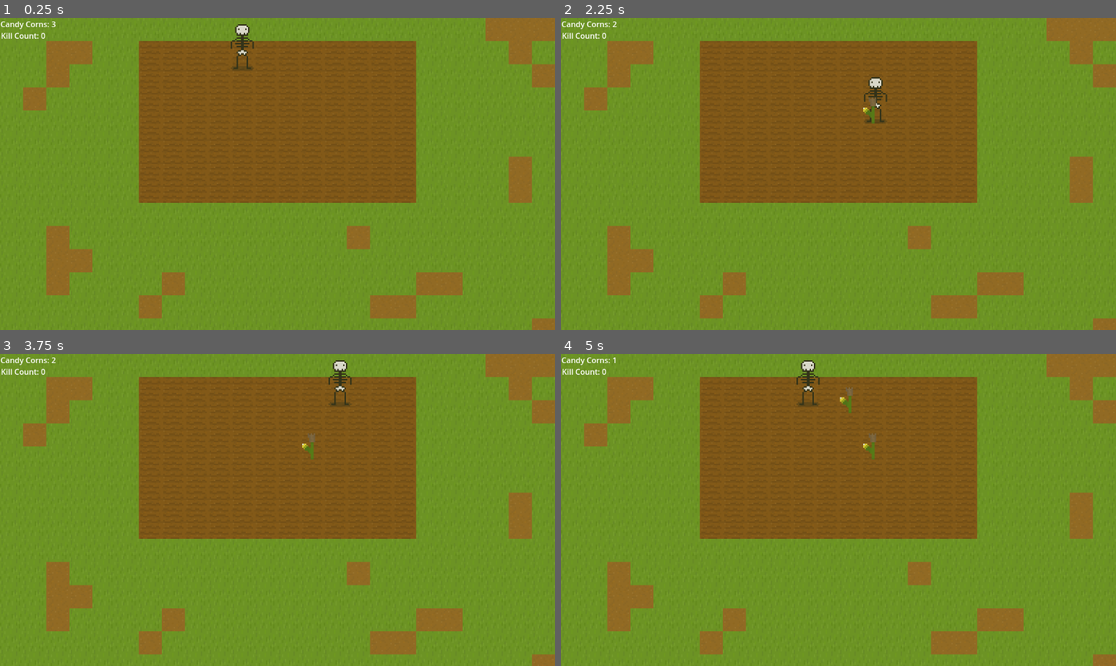
Above: before the commit, frames 1-4 (two rows, left to right).
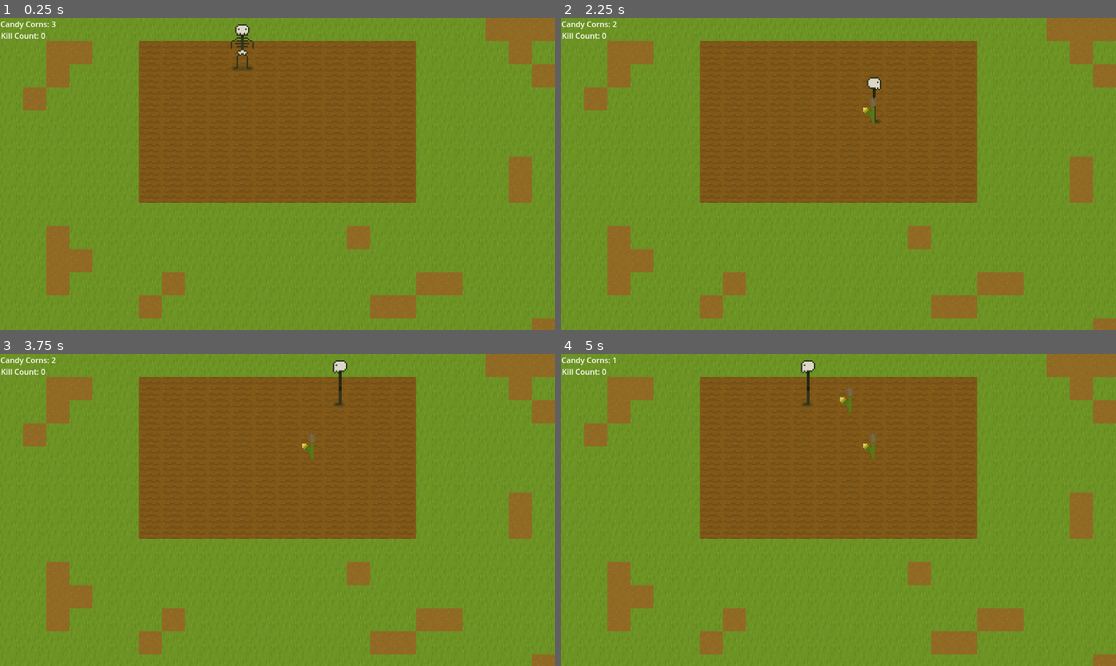
Above: after the commit, the same moments.

Repository: sjhayden/Super-Simple-Spooky-Seed-Simulator
Game: Godot game, scene res://Scenes/world.tscn
Two runs of this game, one before a commit and one after it. Both use one fixed random seed, a clock stepped at 60 frames per second and the inputs below.
Inputs:
- Up to frame 1 (0.25 s): no input
- Up to frame 2 (2.25 s): tap Enter at 0.5 s; hold Right (right) 0.53-1.28 s; tap K (attack) at 0.6, 1.35 s; hold Down (down) 1.28-2.03 s; hold Right (right) from 2.03 s (still down); tap J (plant_harvest) at 2.1 s
- Up to frame 3 (3.75 s): tap K (attack) at 2.3, 2.85, 3.6 s; release Right (right) at 2.78 s; hold Up (up) 2.78-3.53 s; hold Left (left) from 3.53 s (still down)
- Up to frame 4 (5 s): keep holding Left (left); tap J (plant_harvest) at 4.35 s; tap K (attack) at 4.55 s

The runs differ from the first frame. In frame 2, 0.2% of the frame differs, in the area x 54-59%, y 18-34%; in frame 3, 0.2%; in frame 4, 0.2%.

Commit message:
skelly sprite faces different directions

Diff:
--- a/super-simple-spooky-seed-simulator/Scripts/player.gd
+++ b/super-simple-spooky-seed-simulator/Scripts/player.gd
@@ -20,7 +20,7 @@
 	if is_attacking:
 		velocity = Vector2.ZERO
 	else:
-		last_direction = direction
+		if direction != Vector2.ZERO: last_direction = direction
 		velocity = direction * SPEED
 
 	move_and_slide()
@@ -49,7 +49,16 @@
 
 func update_animations():
 	if not is_attacking:
-		anim.play("default")
+		if last_direction.y < 0:
+			anim.play("walk_up")
+		elif last_direction.y > 0:
+			anim.play("walk_down")
+		elif last_direction.x > 0:
+			anim.play("walk_right")
+		elif last_direction.x < 0:
+			anim.play("walk_left")
+		else:
+			anim.play("default")
 
 
 func perform_attack():
